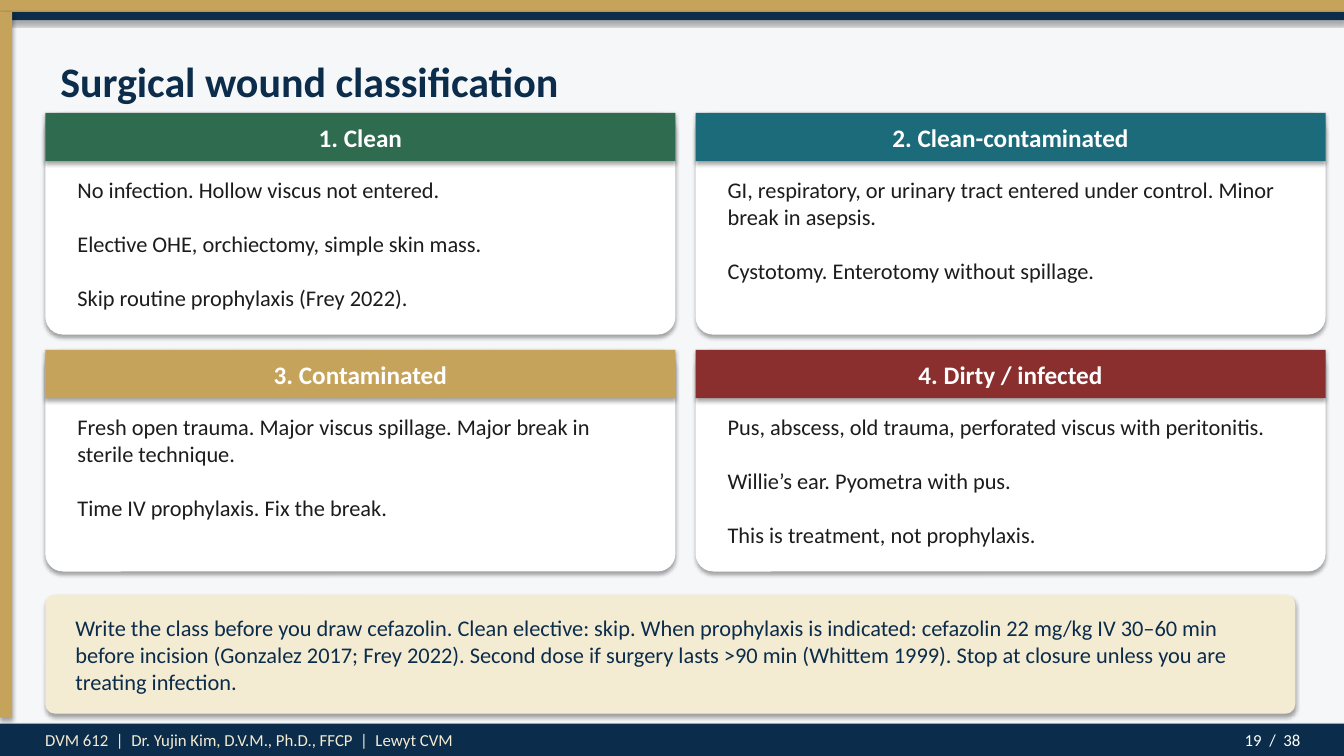
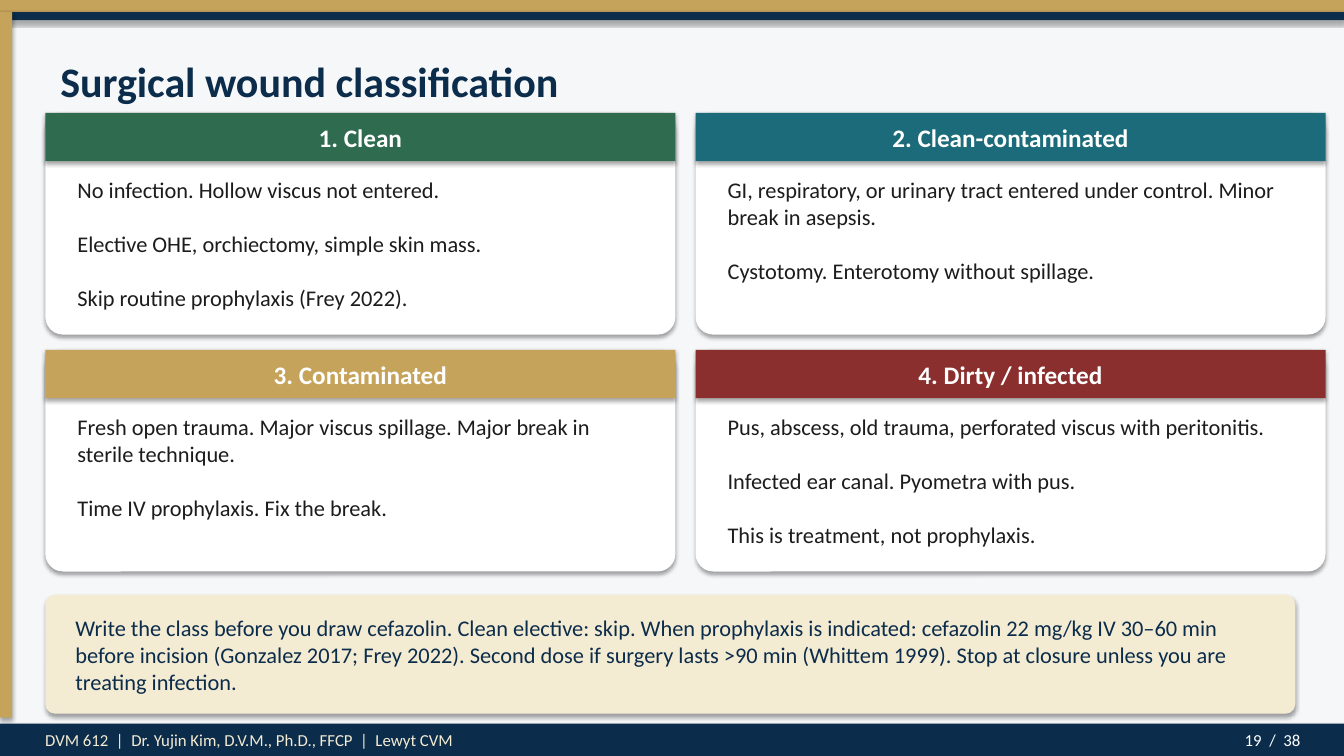
Before and after one commit to drkimvet/happycare, a slide deck: slide 19 of lectures/DVM-612_Week4_Preop_PatientPrep_Postop.pptx. Drawn at 1344x756 pixels with LibreOffice and Linux fonts; fonts in the diff are those of the drawing. Boxes give left, top, right and bottom in pixels: in the first picture for what was removed or moved away, otherwise in the second. Text is boxed around its words. In the diff, an @@ line names an element or a change of style, - is before the commit and + after.

```diff
--- a/lectures/DVM-612_Week4_Preop_PatientPrep_Postop.pptx
+++ b/lectures/DVM-612_Week4_Preop_PatientPrep_Postop.pptx
@@ text at <box>728,419,1264,547</box>: text changed @@
-Pus, abscess, old trauma, perforated viscus with peritonitis.
-Willie’s ear. Pyometra with pus.
-This is treatment, not prophylaxis.
+Pus, abscess, old trauma, perforated viscus with peritonitis.
+Infected ear canal. Pyometra with pus.
+This is treatment, not prophylaxis.
```
Also in this commit, not shown: 7 other slides changed, 6 other files.
